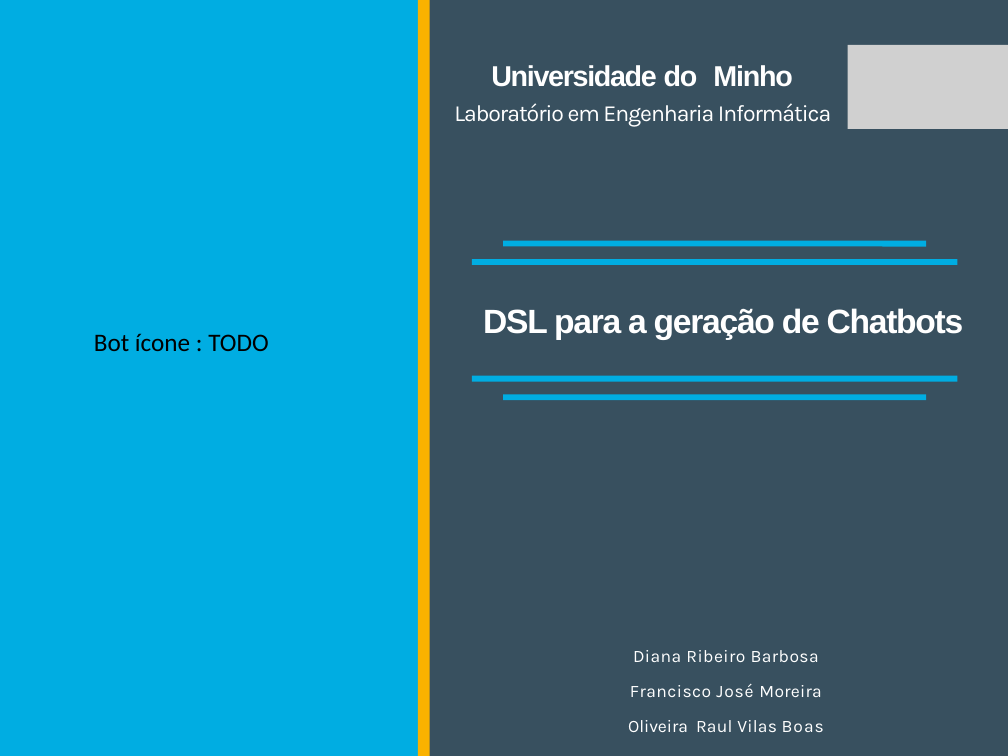
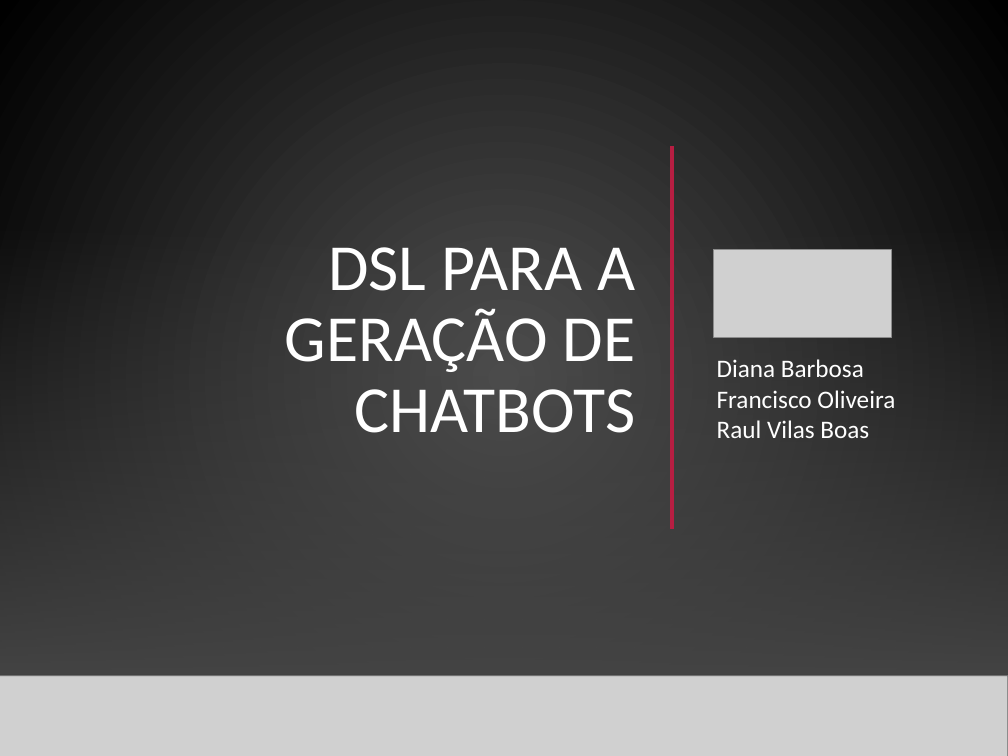
Before and after one commit to Tibblue/PLC, a slide deck: slide 2 of LEI/apresentações/apresLEI.pptx (slide 8 before the commit). Drawn at 1008x756 pixels with LibreOffice and Linux fonts; fonts in the diff are those of the drawing; grey boxes stand for pictures; background and template pictures are left out. Boxes give left, top, right and bottom in pixels: in the first picture for what was removed or moved away, otherwise in the second. Text is boxed around its words. In the diff, an @@ line names an element or a change of style, - is before the commit and + after.

```diff
--- a/LEI/apresentações/apresLEI.pptx
+++ b/LEI/apresentações/apresLEI.pptx
@@ background #FFFFFF to gradient #505050 to #000000 @@
@@ freeform shape removed at (x1=0, y1=0, x2=418, y2=756) @@
@@ rectangle added at (x1=0, y1=0, x2=1008, y2=756), fill gradient #505050 to #000000 @@
@@ freeform shape removed at (x1=418, y1=0, x2=430, y2=756) @@
@@ freeform shape removed at (x1=428, y1=0, x2=1008, y2=756) @@
@@ picture removed at (x1=848, y1=45, x2=1008, y2=129) @@
@@ title removed at (x1=454, y1=65, x2=831, y2=127) @@
-Universidade do Minho
-Laboratório em Engenharia Informática
@@ title "DSL PARA A GERAÇÃO DE ..." at (x1=285, y1=247, x2=636, y2=433): vertical alignment top to middle @@
@@ line added from (672, 146) to (672, 528), #B71E42 2.5 pt @@
@@ line added from (159, 204) to (884, 204), #B71E42 2.5 pt @@
@@ rectangle added at (x1=0, y1=222, x2=1008, y2=671), fill gradient #454545 @@
@@ rectangle added at (x1=0, y1=223, x2=1008, y2=675), fill gradient #454545 @@
@@ rectangle added at (x1=0, y1=223, x2=1008, y2=675), fill gradient #454545 @@
@@ title at (x1=285, y1=247, x2=636, y2=433): text changed; size 24 to 47 pt; font Arial to Calibri; bold off @@
-DSL para a geração de Chatbots
+DSL PARA A GERAÇÃO DE CHATBOTS
@@ freeform shape removed at (x1=472, y1=262, x2=958, y2=262) @@
@@ freeform shape removed at (x1=503, y1=244, x2=926, y2=244) @@
@@ picture added at (x1=714, y1=249, x2=891, y2=338) @@
@@ text removed at (x1=94, y1=333, x2=268, y2=351) @@
-Bot ícone : TODO
@@ text "Diana Barbosa" at (x1=717, y1=359, x2=895, y2=438): vertical alignment top to middle @@
@@ text at (x1=717, y1=359, x2=895, y2=438): text changed; size 12.5 to 18 pt; font Karla to Calibri @@
-Diana Ribeiro Barbosa
-Francisco José Moreira Oliveira Raul Vilas Boas
+Diana Barbosa
+Francisco Oliveira
+Raul Vilas Boas
@@ line added from (200, 389) to (914, 389), #B71E42 2.5 pt @@
@@ freeform shape removed at (x1=472, y1=379, x2=958, y2=379) @@
@@ freeform shape removed at (x1=503, y1=397, x2=926, y2=397) @@
@@ line added from (0, 672) to (1008, 672), #000001 1 pt @@
@@ line added from (0, 675) to (1008, 675), #000001 1 pt @@
@@ picture added at (x1=0, y1=675, x2=1008, y2=756) @@
@@ line added from (0, 675) to (1008, 675), #000001 1 pt @@
```
Also in this commit, not shown: 3 other slides changed, 4 slides added, 4 slides removed.
